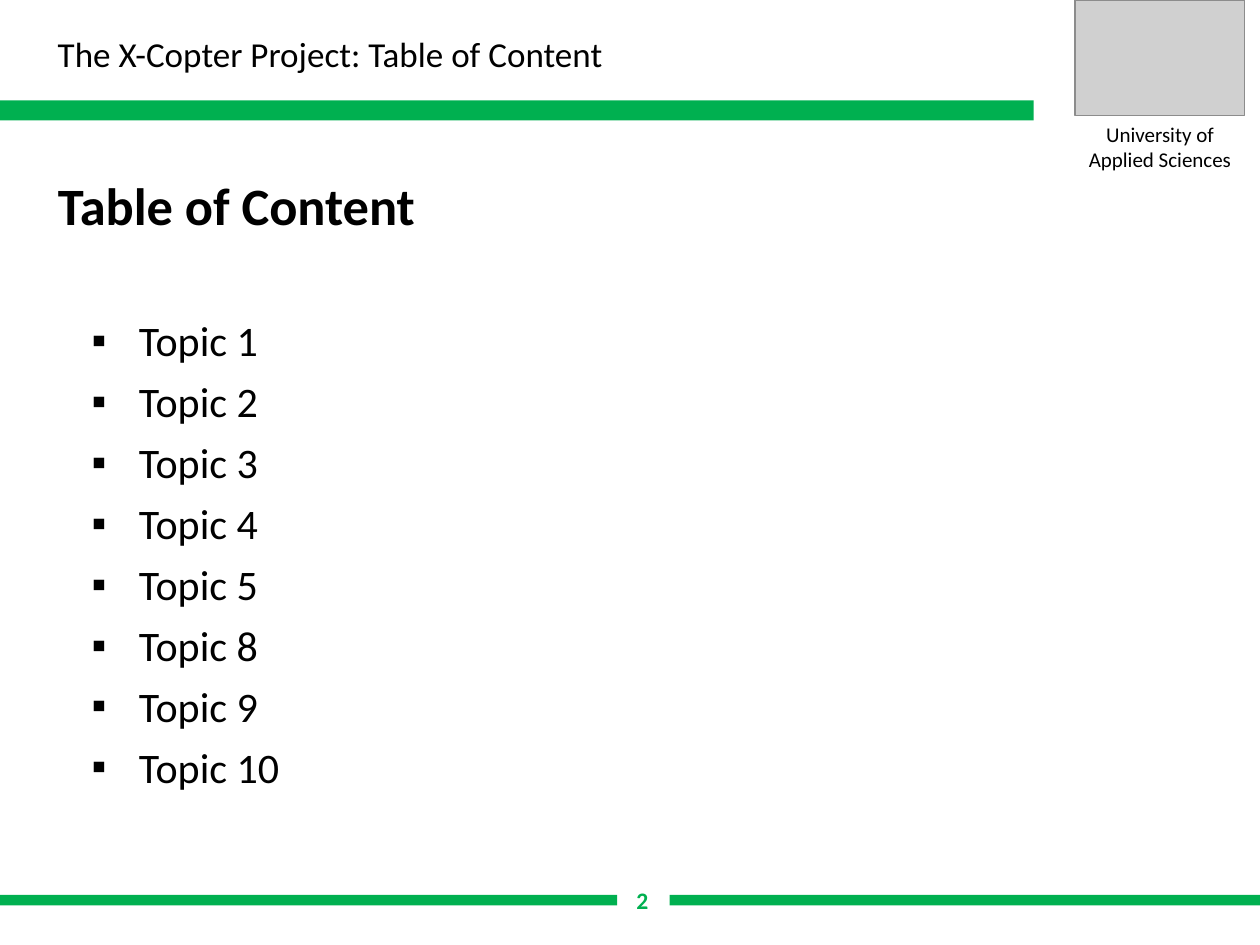
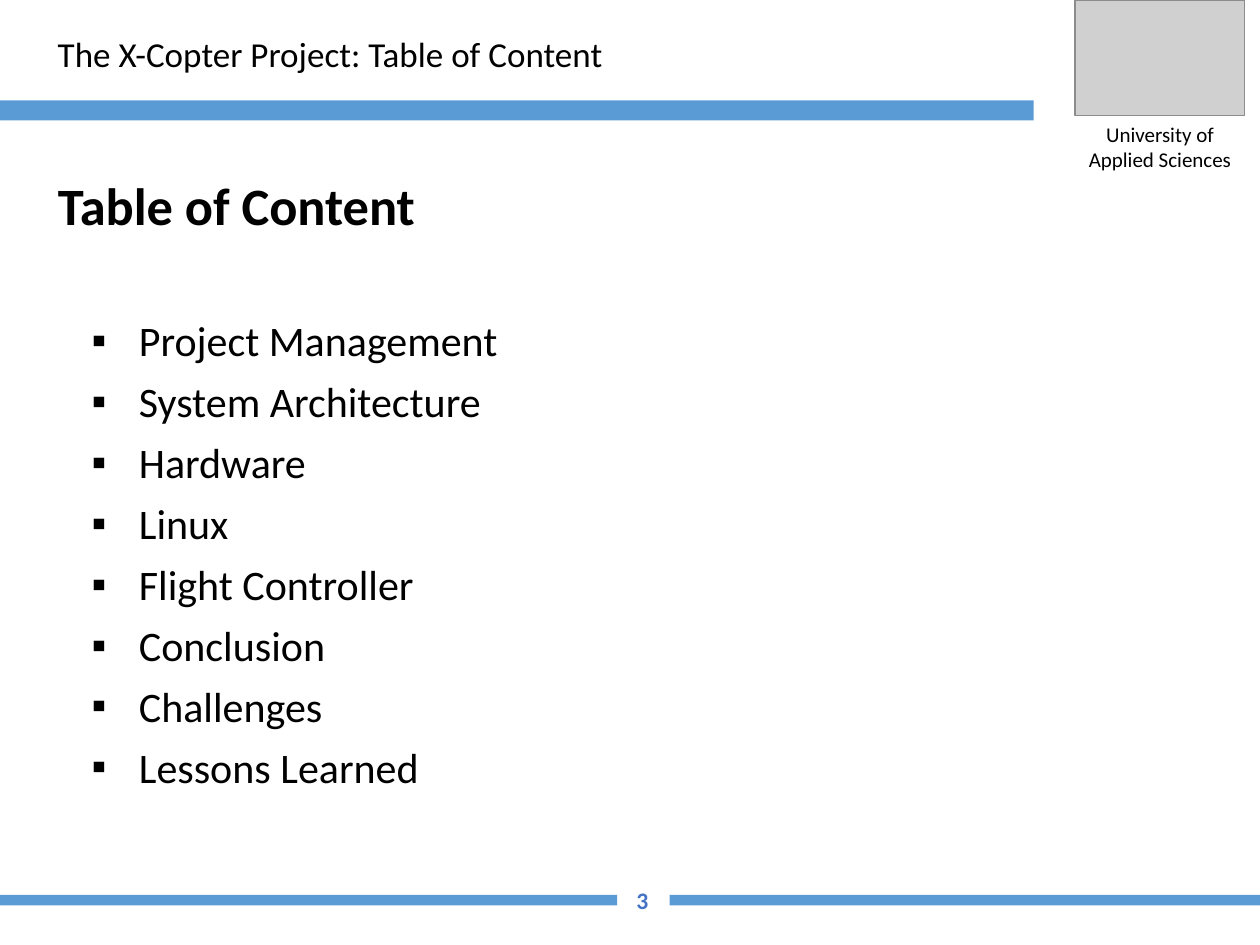
Before and after one commit to XCopter-HSU/XCopter, a slide deck: slide 3 of Final_Report/InFinalReportEinpflegen (Fuer Jan)/presentation_sample/sample_01.pptx (slide 2 before the commit). Drawn at 1260x945 pixels with LibreOffice and Linux fonts; fonts in the diff are those of the drawing; grey boxes stand for pictures; background and template pictures are left out. Boxes give left, top, right and bottom in pixels: in the first picture for what was removed or moved away, otherwise in the second. Text is boxed around its words. In the diff, an @@ line names an element or a change of style, - is before the commit and + after.

```diff
--- a/Final_Report/InFinalReportEinpflegen (Fuer Jan)/presentation_sample/sample_01.pptx
+++ b/Final_Report/InFinalReportEinpflegen (Fuer Jan)/presentation_sample/sample_01.pptx
@@ text at box(139, 327, 498, 784): text changed @@
-▪ Topic 1
-▪ Topic 2
-▪ Topic 3
-▪ Topic 4
-▪ Topic 5
-▪ Topic 8
-▪ Topic 9
-▪ Topic 10
+▪ Project Management
+▪ System Architecture
+▪ Hardware
+▪ Linux
+▪ Flight Controller
+▪ Conclusion
+▪ Challenges
+▪ Lessons Learned
@@ page number at box(636, 893, 648, 909): text changed; text colour #00B050 to #4472C4 @@
-2
+3
@@ fill #00B050 to #5B9BD5 in 3 elements at box(0, 101, 1033, 121), box(0, 895, 617, 905), box(669, 895, 1260, 905) @@
```
Also in this commit, not shown: 2 other slides changed, 13 slides added.
